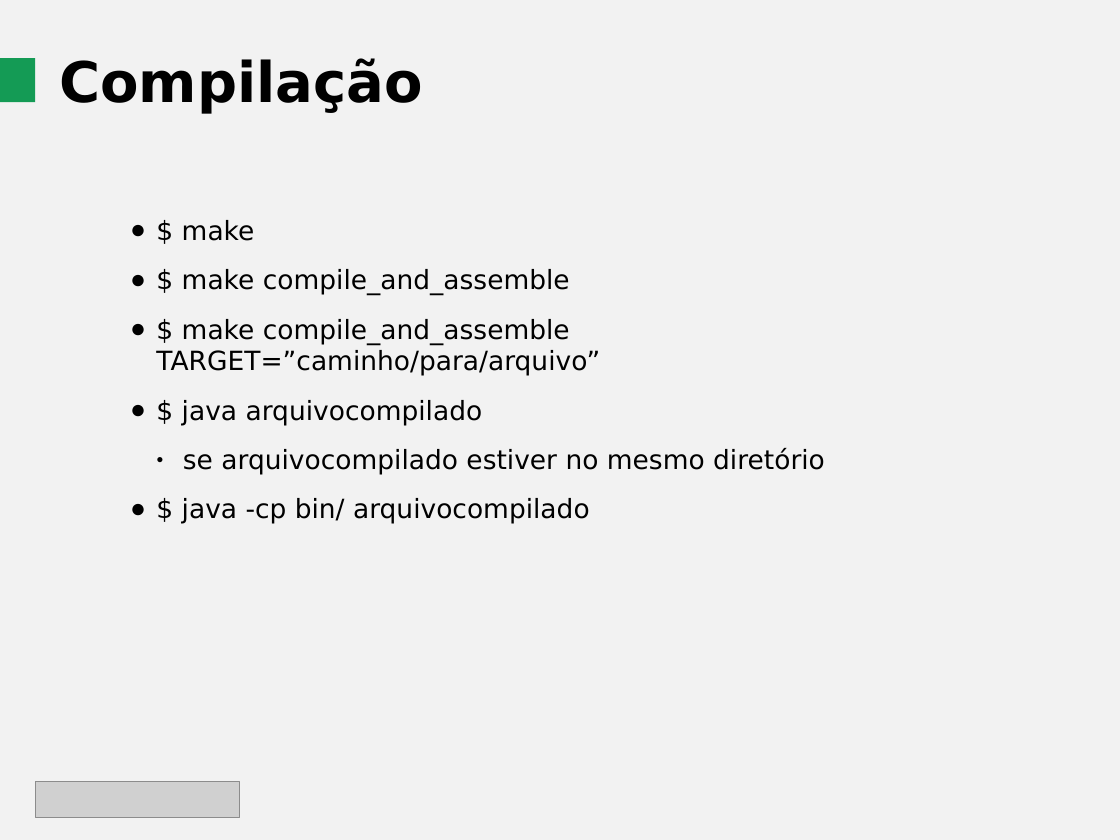
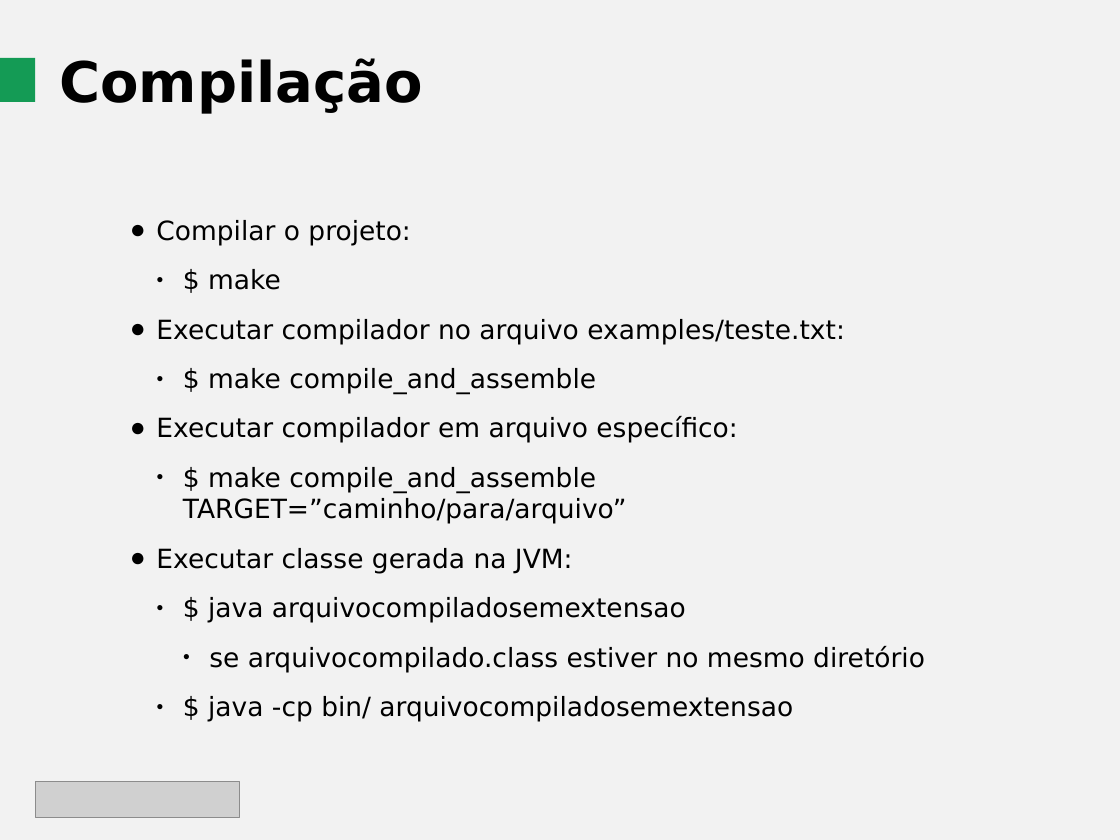
Before and after one commit to Dwahgon/com-projetofinal, a slide deck: slide 3 of docs/apresentacao.odp. Drawn at 1120x840 pixels with LibreOffice and Linux fonts; fonts in the diff are those of the drawing; grey boxes stand for pictures. Boxes give left, top, right and bottom in pixels: in the first picture for what was removed or moved away, otherwise in the second. Text is boxed around its words. In the diff, an @@ line names an element or a change of style, - is before the commit and + after.

```diff
--- a/docs/apresentacao.odp
+++ b/docs/apresentacao.odp
@@ text at <box>156,220,410,246</box>: paragraph added @@
+● Compilar o projeto:
@@ text at <box>183,269,627,524</box>: list level 1 to 2 in "$ make"; list level 1 to 2 in "$ make compile_and_assemble"; list level 1 to 2 in "$ make compile_and_assemble TARGET=”caminho/para/arquivo”" @@
@@ text at <box>156,319,845,344</box>: paragraph added @@
+● Executar compilador no arquivo examples/teste.txt:
@@ text at <box>156,416,737,443</box>: paragraph added @@
+● Executar compilador em arquivo específico:
@@ text at <box>156,548,925,722</box>: text changed @@
-● $ java arquivocompilado
-  ● se arquivocompilado estiver no mesmo diretório
-● $ java -cp bin/ arquivocompilado
+● Executar classe gerada na JVM:
+  ● $ java arquivocompiladosemextensao
+    ● se arquivocompilado.class estiver no mesmo diretório
+  ● $ java -cp bin/ arquivocompiladosemextensao
```
Also in this commit, not shown: 2 other slides changed, 3 other files.
